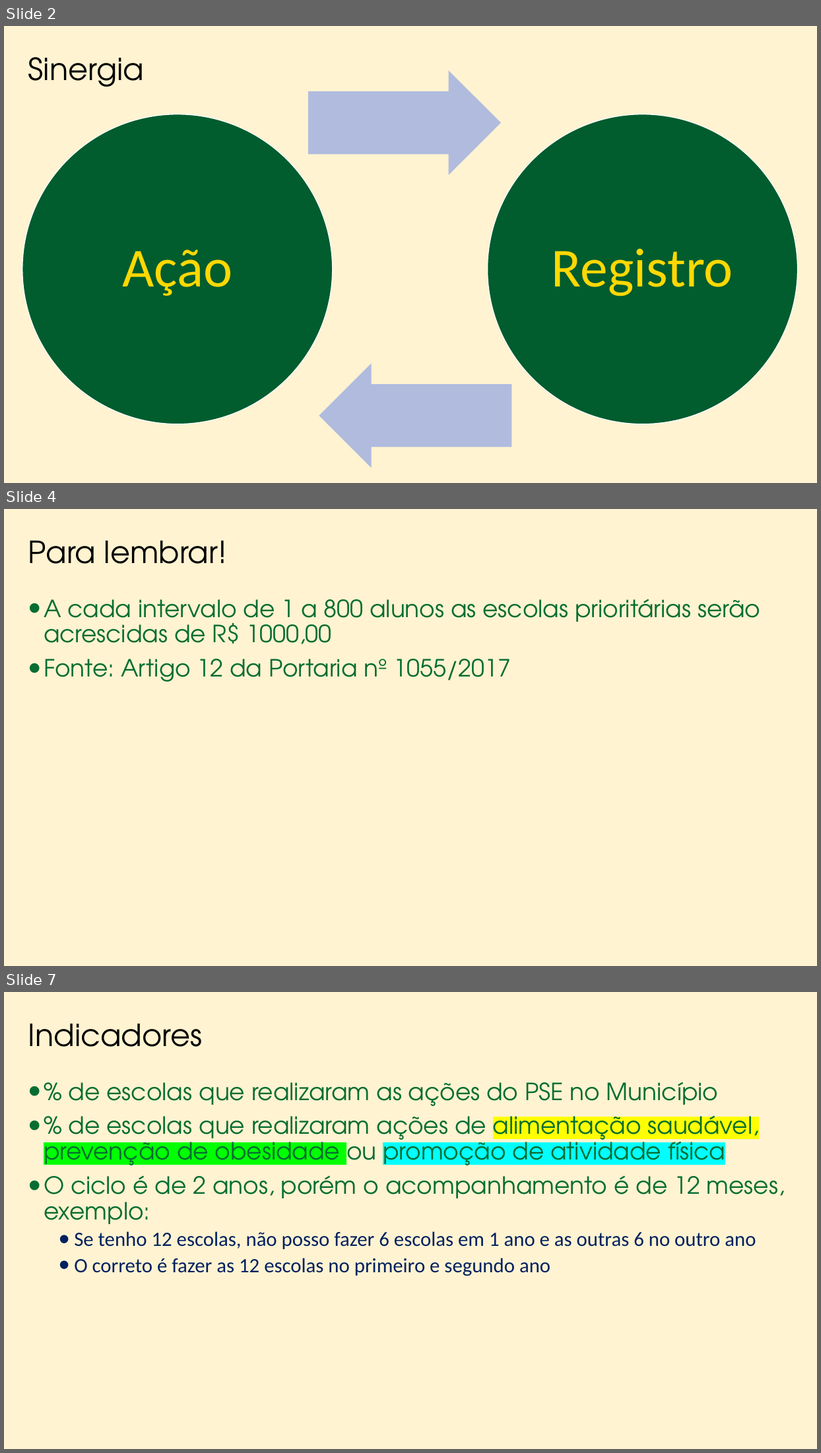
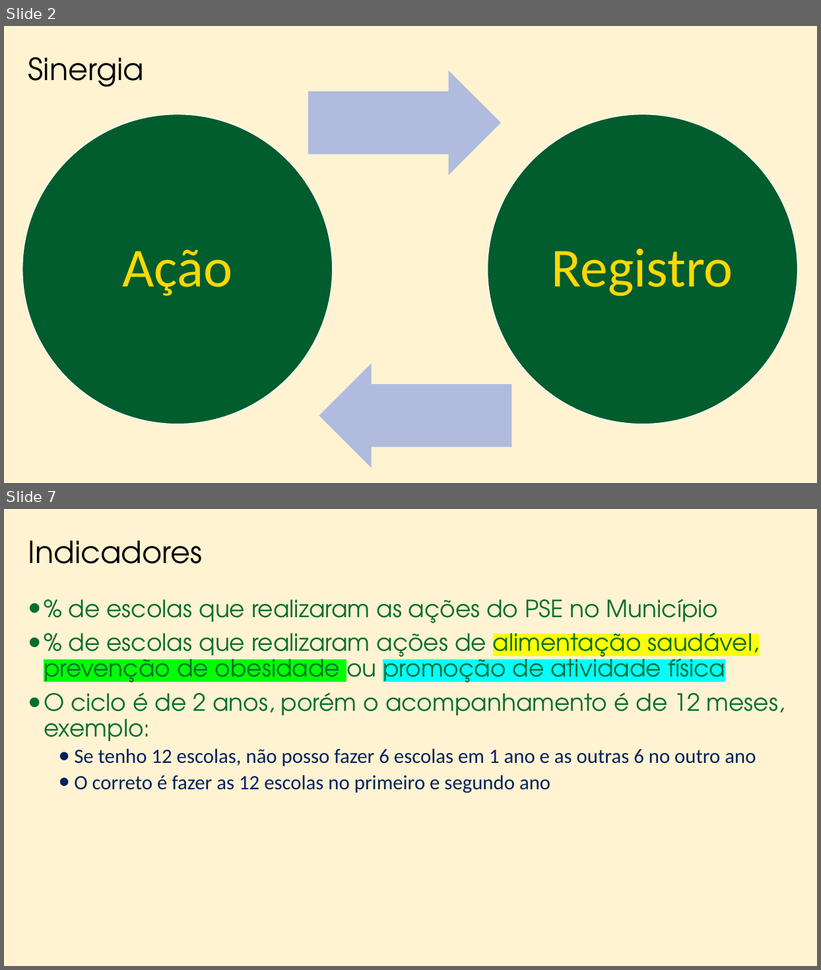
Before and after one commit to marfontenele2/MeusCursos, a slide deck: PSE.pptx. Shown one above the other, each under a label of ours: slides 2, 4 and 7 before the commit, slides 2 and 7 after it; the slides between them are not shown. The pictures are 821x1453 and 821x970 pixels, drawn with LibreOffice and Linux fonts; fonts in the diff are those of the drawing; background and template pictures are left out. Boxes give left, top, right and bottom in pixels: in the first picture for what was removed or moved away, otherwise in the second. Text is boxed around its words. In the diff, an @@ line names an element or a change of style, - is before the commit and + after.

```diff
--- a/PSE.pptx
+++ b/PSE.pptx
@@ slide 4 removed at (x1=4, y1=509, x2=817, y2=966), background #FFC000 at 18% opacity @@
@@ title removed at (x1=28, y1=541, x2=227, y2=564) @@
-Para lembrar!
@@ text removed at (x1=44, y1=599, x2=760, y2=682) @@
-• A cada intervalo de 1 a 800 alunos as escolas prioritárias serão acrescidas de R$ 1000,00
-• Fonte: Artigo 12 da Portaria nº 1055/2017
```
Also in this commit, not shown: 3 slides changed, 4 slides added, 5 other slides removed.
